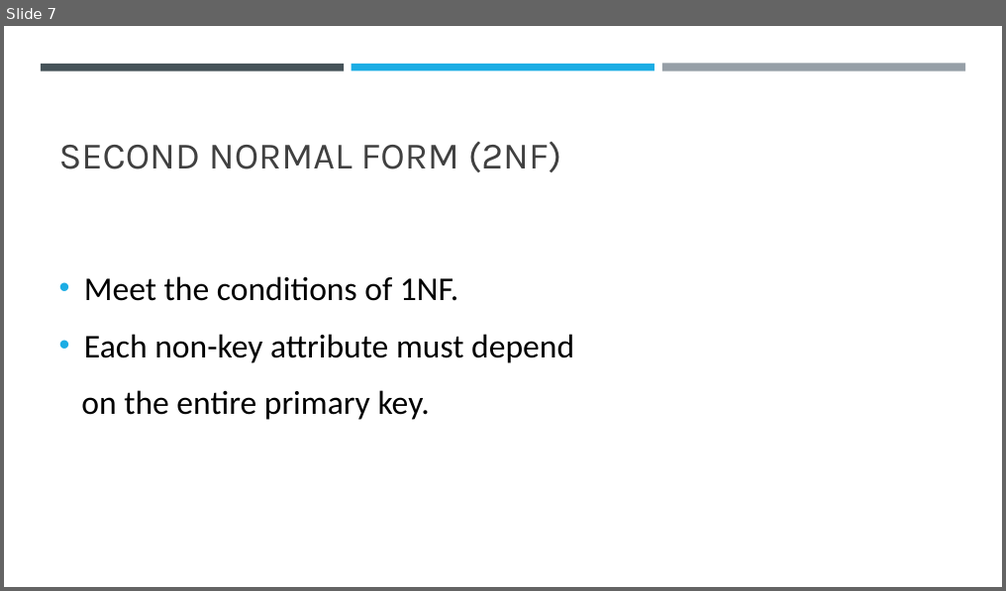
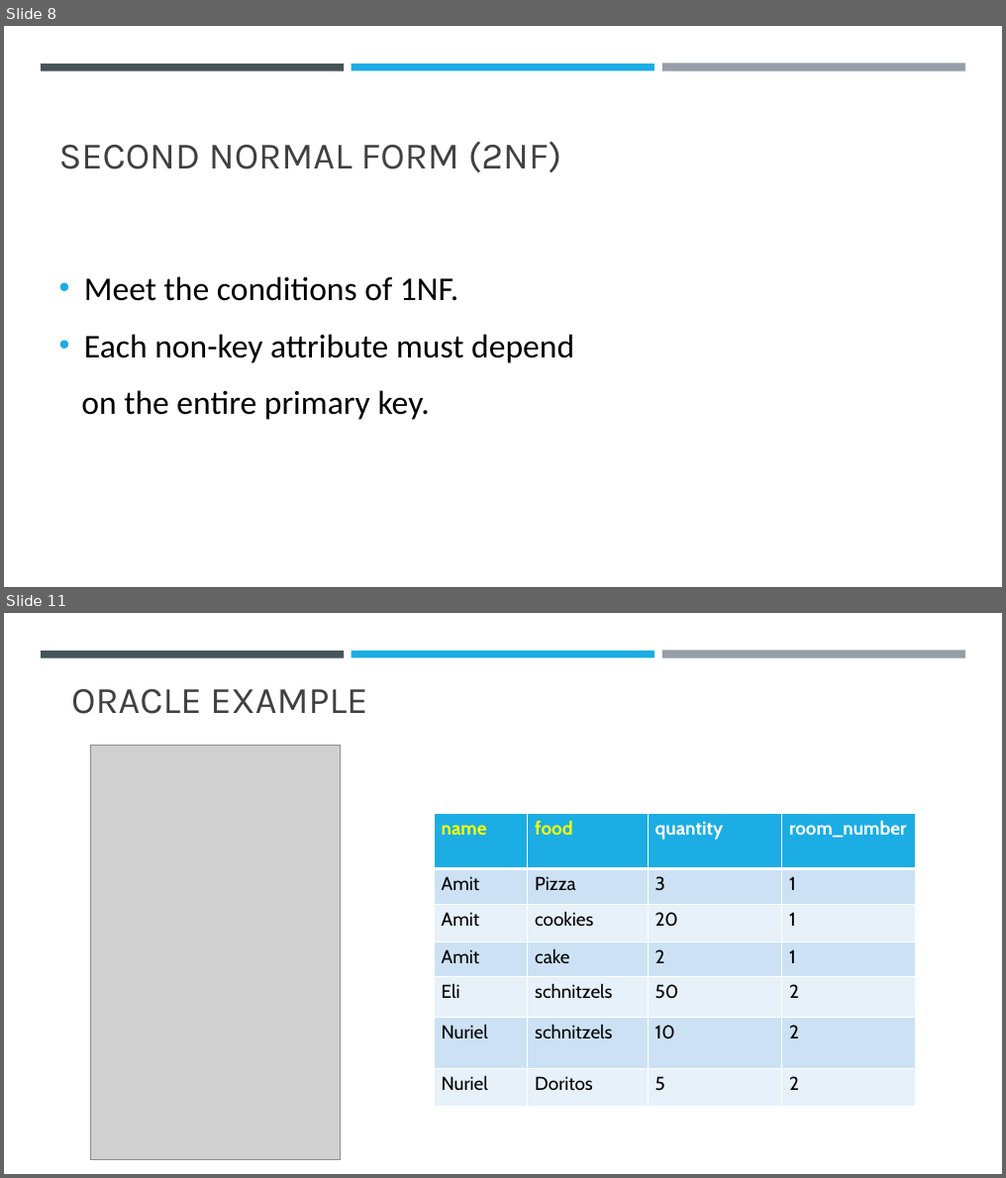
Before and after one commit to NONAME4322/ChatMate, a slide deck: Database normalization.pptx. Shown one above the other, each under a label of ours: slide 7 before the commit, slides 8 and 11 after it; the slides between them are not shown. The pictures are 1006x591 and 1006x1178 pixels, drawn with LibreOffice and Linux fonts; fonts in the diff are those of the drawing; grey boxes stand for pictures. Boxes give left, top, right and bottom in pixels: in the first picture for what was removed or moved away, otherwise in the second. Text is boxed around its words. In the diff, an @@ line names an element or a change of style, - is before the commit and + after.

```diff
--- a/Database normalization.pptx
+++ b/Database normalization.pptx
@@ slide 11 added at (4,613,1002,1174), background #FFFFFF; not listed: 3 template elements that a slide beside it also shows @@
@@ title added at (71,689,367,714), 36 pt, text #404040 @@
+ORACLE EXAMPLE
@@ picture added at (90,746,341,1160) @@
@@ table added at (434,813,916,1106), 7 rows, 4 columns @@
+name | food | quantity | room_number
+Amit | Pizza | 3 | 1
+Amit | cookies | 20 | 1
+Amit | cake | 2 | 1
+Eli | schnitzels | 50 | 2
+Nuriel | schnitzels | 10 | 2
+Nuriel | Doritos | 5 | 2
@@ what was slide 7 is now slide 8 @@
```
Also in this commit, not shown: 8 slides changed, 3 other slides added, 2 slides removed.
